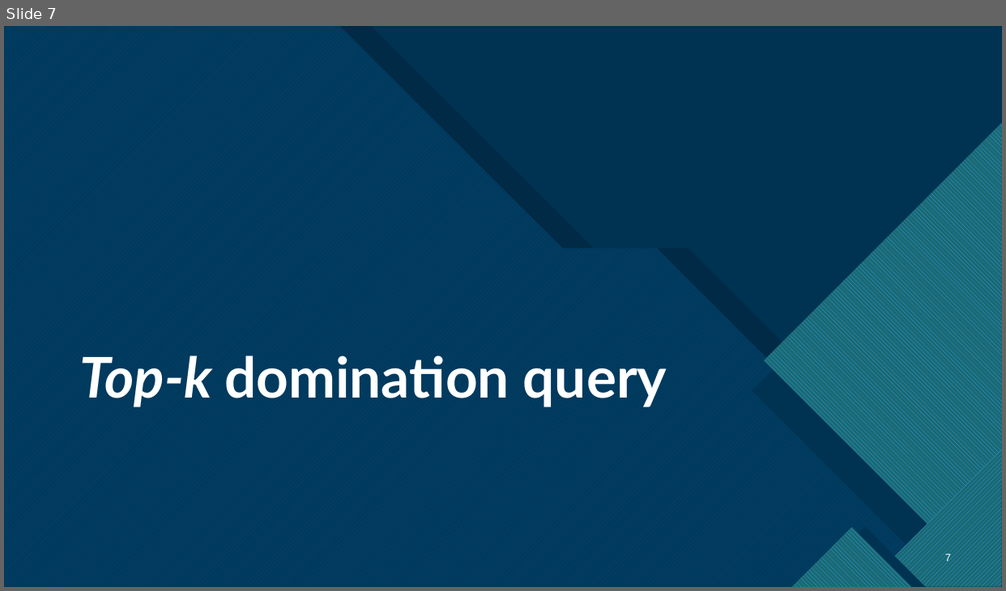
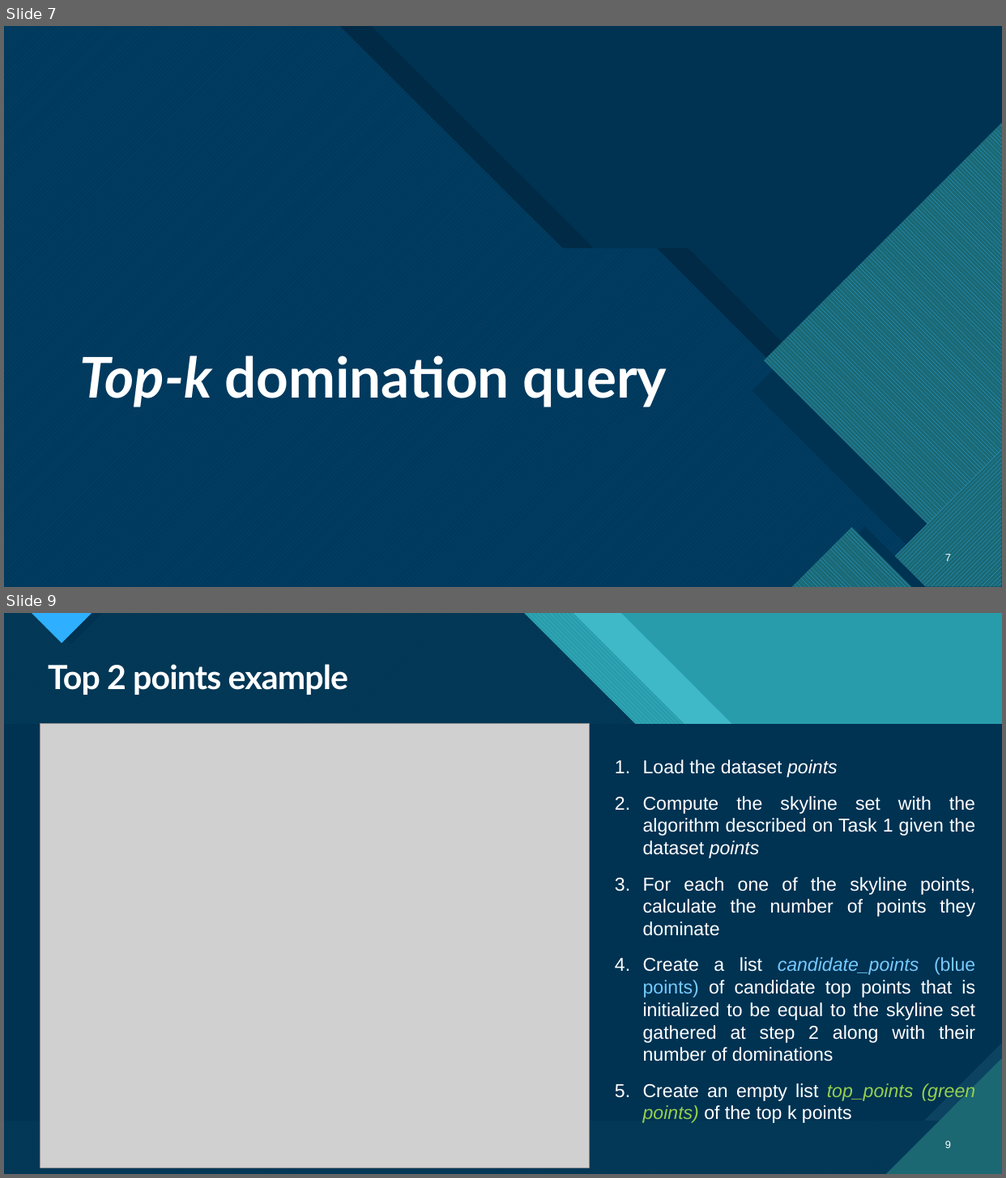
Before and after one commit to MnAppsNet/DominanceQueries, a slide deck: reports/report_presentation.pptx. Shown one above the other, each under a label of ours: slide 7 before the commit, slides 7 and 9 after it; the slides between them are not shown. The pictures are 1006x591 and 1006x1178 pixels, drawn with LibreOffice and Linux fonts; fonts in the diff are those of the drawing; grey boxes stand for pictures; background and template pictures are left out; a plain dark background stands for a picture behind light text. Boxes give left, top, right and bottom in pixels: in the first picture for what was removed or moved away, otherwise in the second. Text is boxed around its words. In the diff, an @@ line names an element or a change of style, - is before the commit and + after.

Commit message:
Add example to presentation

```diff
--- a/reports/report_presentation.pptx
+++ b/reports/report_presentation.pptx
@@ slide 9 added at [4,613,1002,1174], background picture (left out); not listed: 13 template elements that a slide beside it also shows @@
@@ rectangle added at [4,613,1002,1174], fill #299CAB @@
@@ rectangle added at [4,613,1002,1174], fill #299CAB @@
@@ freeform shape added at [4,613,1002,1174], fill #47C3D3 at 74% opacity @@
@@ freeform shape added at [4,613,1002,1174], fill pattern #47C3D3 on #1B6872 @@
@@ freeform shape added at [4,613,1002,1174], fill #003352 at 90% opacity @@
@@ title added at [48,664,348,695], 32 pt, text #FFFFFF, bold @@
+Top 2 points example
@@ picture added at [40,724,590,1169] @@
@@ text added at [643,760,976,1123], 18 pt, text #FFFFFF @@
+1. Load the dataset points
+2. Compute the skyline set with the algorithm described on Task 1 given the dataset points
+3. For each one of the skyline points, calculate the number of points they dominate
+4. Create a list candidate_points (blue points) of candidate top points that is initialized to be equal to the skyline set gathered at step 2 along with their number of dominations
+5. Create an empty list top_points (green points) of the top k points
@@ page number added at [945,1141,951,1148], 10 pt, text #FFFFFF @@
+9
```
Also in this commit, not shown: 4 other slides added, 1 slide removed, 7 other files.
